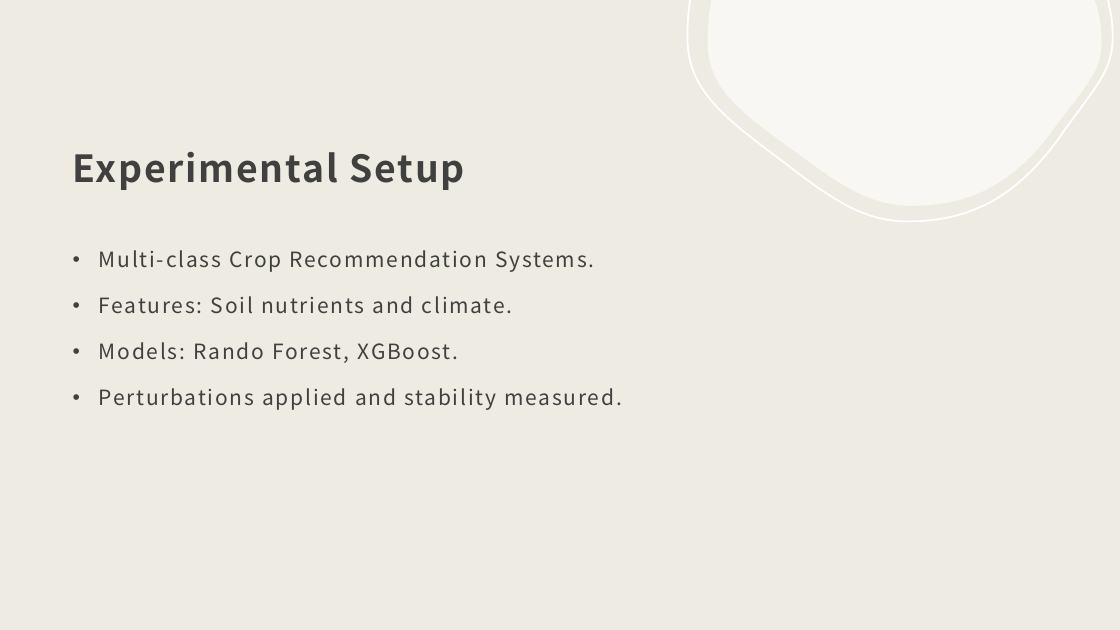
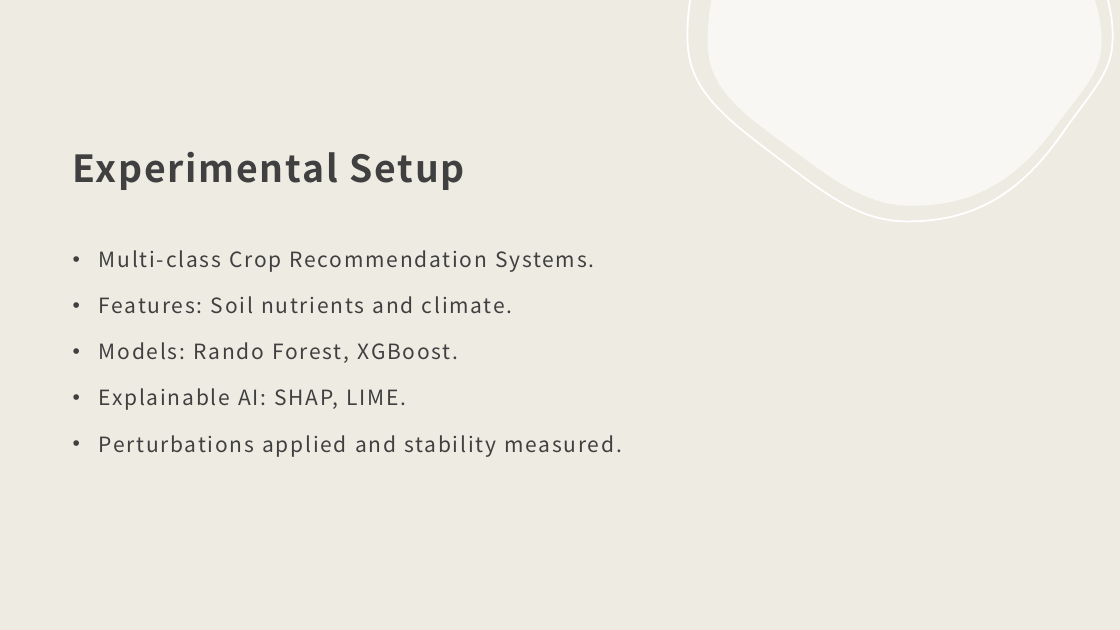
Before and after one commit to Sau-rabh-45/Research, a slide deck: slide 5 of Crop_Recommendation_System-main/Paper/Paper ppt.pptx. Drawn at 1120x630 pixels with LibreOffice and Linux fonts; fonts in the diff are those of the drawing; background and template pictures are left out. Boxes give left, top, right and bottom in pixels: in the first picture for what was removed or moved away, otherwise in the second. Text is boxed around its words. In the diff, an @@ line names an element or a change of style, - is before the commit and + after.

```diff
--- a/Crop_Recommendation_System-main/Paper/Paper ppt.pptx
+++ b/Crop_Recommendation_System-main/Paper/Paper ppt.pptx
@@ text at box(99, 388, 407, 410): paragraph added @@
+• Explainable AI: SHAP, LIME.
```
Also in this commit, not shown: 1 other slide changed.
